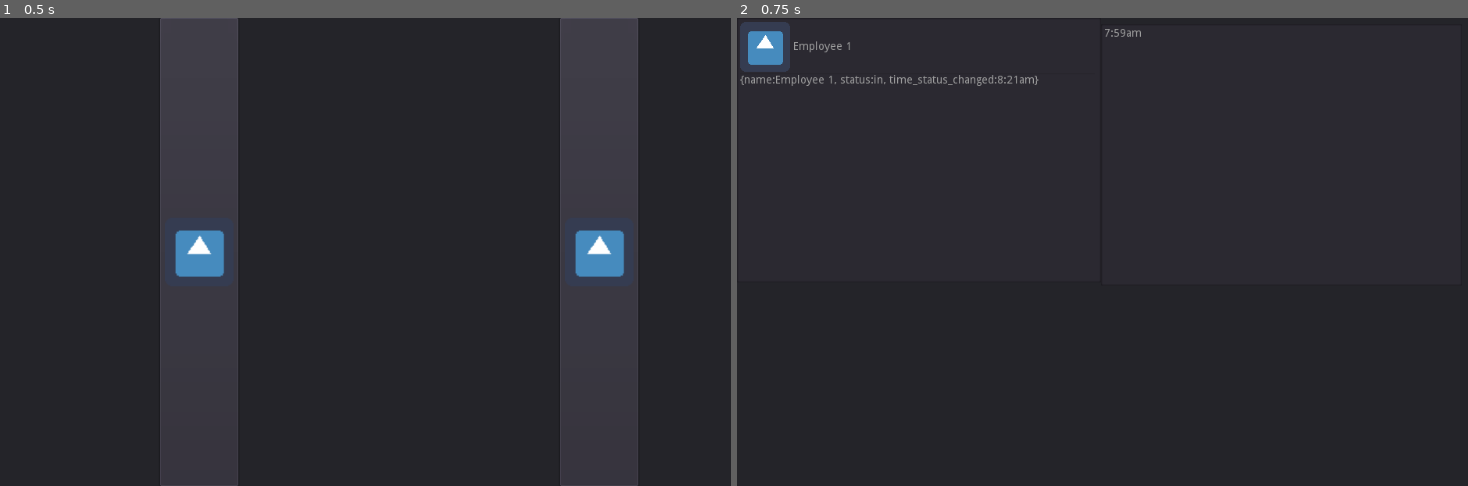
Above: before the commit, frames 1-2 (left to right).
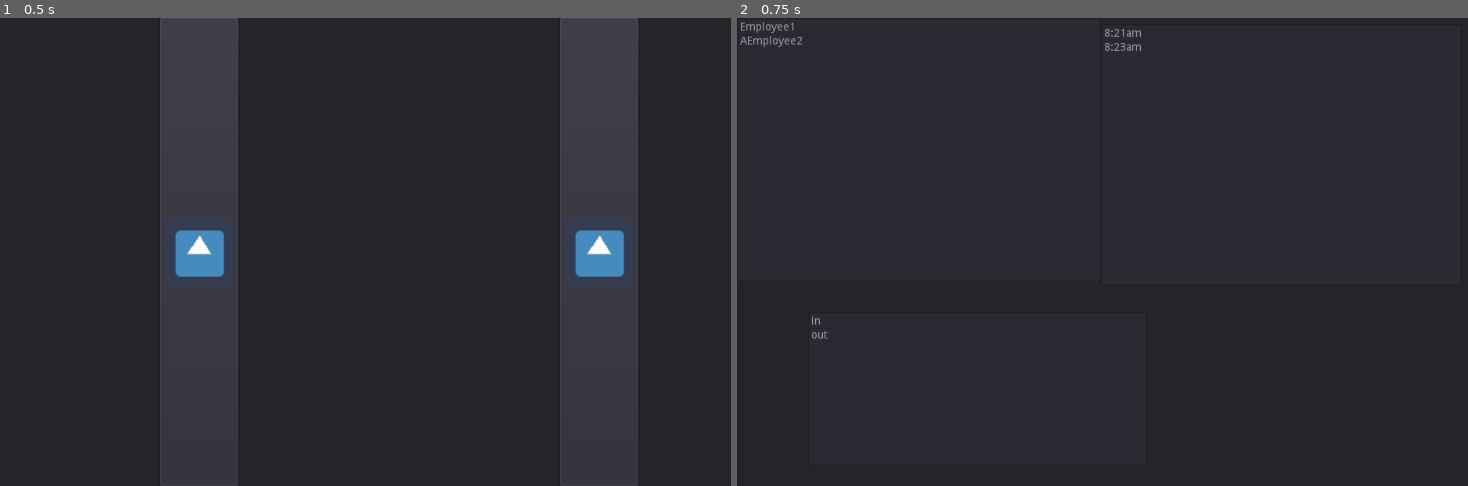
Above: after the commit, the same moments.

Repository: DevelopedAphid/WriggleIn
Game: Godot game, scene res://MainScreen.tscn
The game is run twice, just before and just after one commit, with the same random seed, the same clock (stepped at 60 frames per second) and the same inputs. The engine's default icon, where the game draws it, is replaced by a stand-in: a white triangle on a blue panel in a dark square.
Inputs (mouse positions are in pixels of both pictures, inside the frame that each line leads up to):
- Up to frame 1 (0.5 s): no input
- Up to frame 2 (0.75 s): click (934, 252) at 0.5 s

Frame 1 is identical in both runs. In frame 2, 1.2% of the frame differs, in the area x 0-56%, y 0-69%.

Commit message:
Puts employee info on lists
- Puts employee info on lists
- Adds type (either employee or visitor)
- Assigns an ID number to each person on load - for sorting later

Diff:
--- a/EmployeeList.gd
+++ b/EmployeeList.gd
@@ -1,5 +1,9 @@
 extends ItemList
 
+signal employee_added(employee_id)
 
 func _ready():
-	add_item(str(Global.employee_dict[0]))
+	for n in Global.person_dict.size():
+		if Global.person_dict[n].Type == "Employee":
+			add_item(str(Global.person_dict[n].Name))
+			emit_signal("employee_added", n)
--- /dev/null
+++ b/EmployeeStatusList.gd
@@ -0,0 +1,8 @@
+extends ItemList
+
+func _on_EmployeeNameList_employee_added(employee_id):
+	add_item(str(Global.person_dict[employee_id].Status))
+
+
+func _on_EmployeeNameList_item_selected(index):
+	select(index)
--- a/EnterScreen.tscn
+++ b/EnterScreen.tscn
@@ -1,8 +1,8 @@
 [gd_scene load_steps=4 format=2]
 
 [ext_resource path="res://EmployeeList.gd" type="Script" id=1]
-[ext_resource path="res://icon.png" type="Texture" id=2]
 [ext_resource path="res://TimeOutList.gd" type="Script" id=3]
+[ext_resource path="res://EmployeeStatusList.gd" type="Script" id=4]
 
 [node name="Control" type="Control"]
 anchor_right = 1.0
@@ -21,7 +21,6 @@
 [node name="EmployeeNameList" type="ItemList" parent="EnterPanel"]
 margin_right = 466.0
 margin_bottom = 339.0
-items = [ "Employee 1", ExtResource( 2 ), false ]
 script = ExtResource( 1 )
 __meta__ = {
 "_edit_use_anchors_": false
@@ -32,10 +31,19 @@
 margin_top = 8.0
 margin_right = 928.0
 margin_bottom = 343.0
-items = [ "7:59am", null, false ]
 script = ExtResource( 3 )
 __meta__ = {
 "_edit_use_anchors_": false
 }
 
+[node name="EmployeeStatusList" type="ItemList" parent="EnterPanel"]
+margin_left = 91.0
+margin_top = 377.0
+margin_right = 525.0
+margin_bottom = 574.0
+script = ExtResource( 4 )
+
+[connection signal="employee_added" from="EnterPanel/EmployeeNameList" to="EnterPanel/TimeOutList" method="_on_EmployeeNameList_employee_added"]
+[connection signal="employee_added" from="EnterPanel/EmployeeNameList" to="EnterPanel/EmployeeStatusList" method="_on_EmployeeNameList_employee_added"]
 [connection signal="item_selected" from="EnterPanel/EmployeeNameList" to="EnterPanel/TimeOutList" method="_on_EmployeeNameList_item_selected"]
+[connection signal="item_selected" from="EnterPanel/EmployeeNameList" to="EnterPanel/EmployeeStatusList" method="_on_EmployeeNameList_item_selected"]
--- a/Global.gd
+++ b/Global.gd
@@ -1,17 +1,30 @@
 extends Node
 
-var employee_dict = [{
-		"name": "Employee 1",
-		"status": "in",
-		"time_status_changed": "8:21am"
+var person_dict = [{
+		"Name": "Employee1",
+		"Status": "in",
+		"Time_status_changed": "8:21am",
+		"Type": "Employee"
 	},
 	{
-		"name": "Employee 2",
-		"status": "out",
-		"time_status_changed": "8:23am"
+		"Name": "AEmployee2",
+		"Status": "out",
+		"Time_status_changed": "8:23am",
+		"Type": "Employee"
+	},
+	{
+		"Name": "AAVisitor1",
+		"Status": "in",
+		"Time_status_changed": "8:35am",
+		"Type": "Visitor"
 	}
 ]
 
 func _ready():
-	print(employee_dict[1])
-	pass # Replace with function body.
+	#TODO sort the dictionary alphabetically by name
+	#TODO stick this all in a sort function once sorting!
+
+	#add ID numbers on ready
+	for n in person_dict.size():
+		person_dict[n].ID = n
+	print(person_dict)
--- a/TimeOutList.gd
+++ b/TimeOutList.gd
@@ -1,20 +1,8 @@
 extends ItemList
-
-
-# Declare member variables here. Examples:
-# var a = 2
-# var b = "text"
-
-
-# Called when the node enters the scene tree for the first time.
-func _ready():
-	pass # Replace with function body.
-
-
-# Called every frame. 'delta' is the elapsed time since the previous frame.
-#func _process(delta):
-#	pass
-
 
 func _on_EmployeeNameList_item_selected(index):
 	select(index)
+
+
+func _on_EmployeeNameList_employee_added(employee_id):
+	add_item(str(Global.person_dict[employee_id].Time_status_changed))
